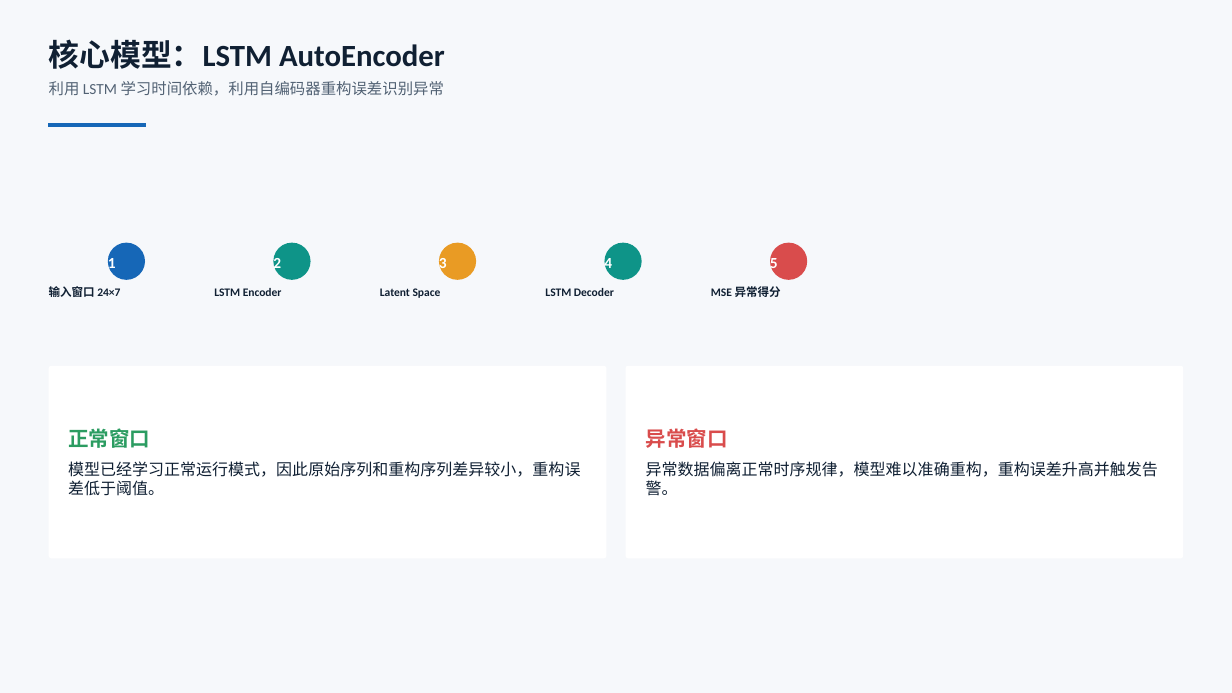
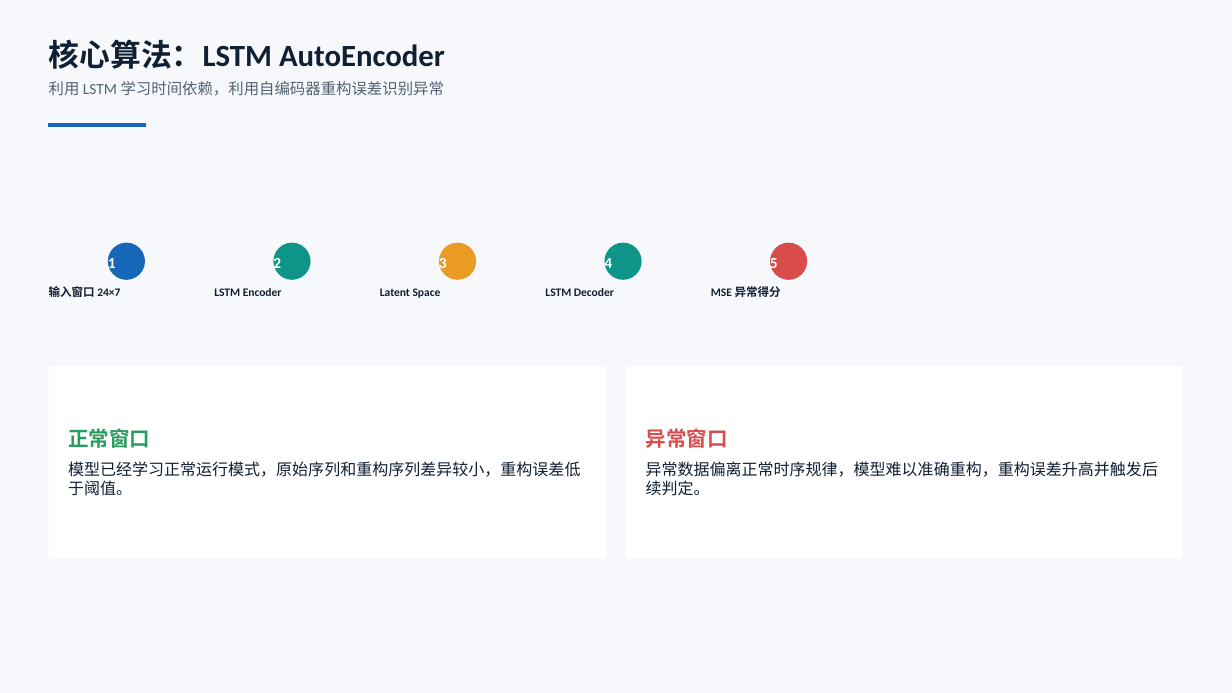
Before and after one commit to solisW/my_thesis_system, a slide deck: slide 8 of docs/2022005052-王晨阳-毕业答辩PPT codex版本.pptx. Drawn at 1232x693 pixels with LibreOffice and Linux fonts; fonts in the diff are those of the drawing. Boxes give left, top, right and bottom in pixels: in the first picture for what was removed or moved away, otherwise in the second. Text is boxed around its words. In the diff, an @@ line names an element or a change of style, - is before the commit and + after.

```diff
--- a/docs/2022005052-王晨阳-毕业答辩PPT codex版本.pptx
+++ b/docs/2022005052-王晨阳-毕业答辩PPT codex版本.pptx
@@ text at bbox=[49, 39, 445, 69]: text changed @@
-核心模型：LSTM AutoEncoder
+核心算法：LSTM AutoEncoder
@@ text at bbox=[68, 461, 580, 496]: text changed @@
-模型已经学习正常运行模式，因此原始序列和重构序列差异较小，重构误差低于阈值。
+模型已经学习正常运行模式，原始序列和重构序列差异较小，重构误差低于阈值。
@@ text at bbox=[646, 461, 1158, 496]: text changed @@
-异常数据偏离正常时序规律，模型难以准确重构，重构误差升高并触发告警。
+异常数据偏离正常时序规律，模型难以准确重构，重构误差升高并触发后续判定。
```
Also in this commit, not shown: 17 other slides changed, 50 other files.
